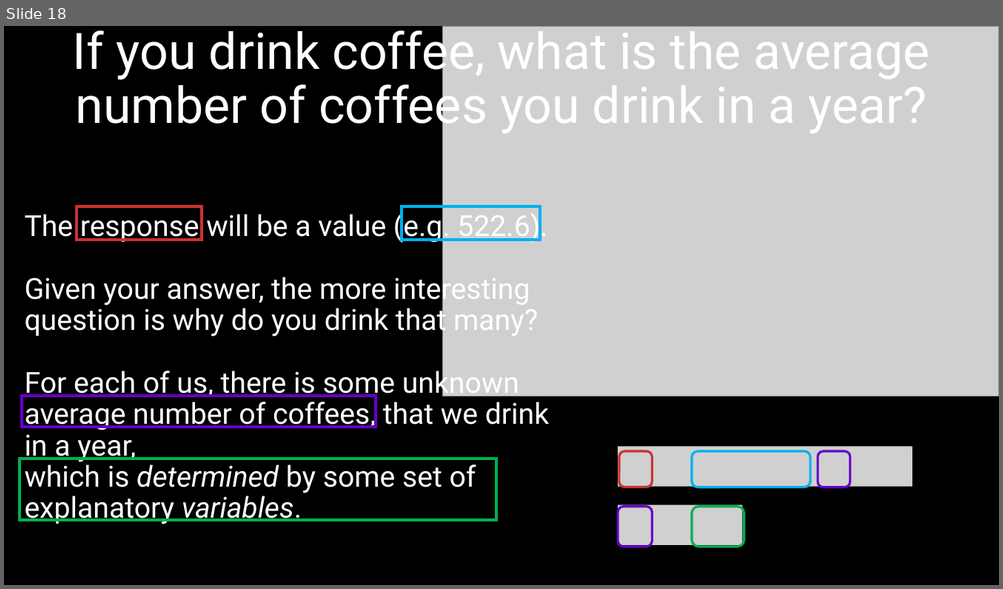
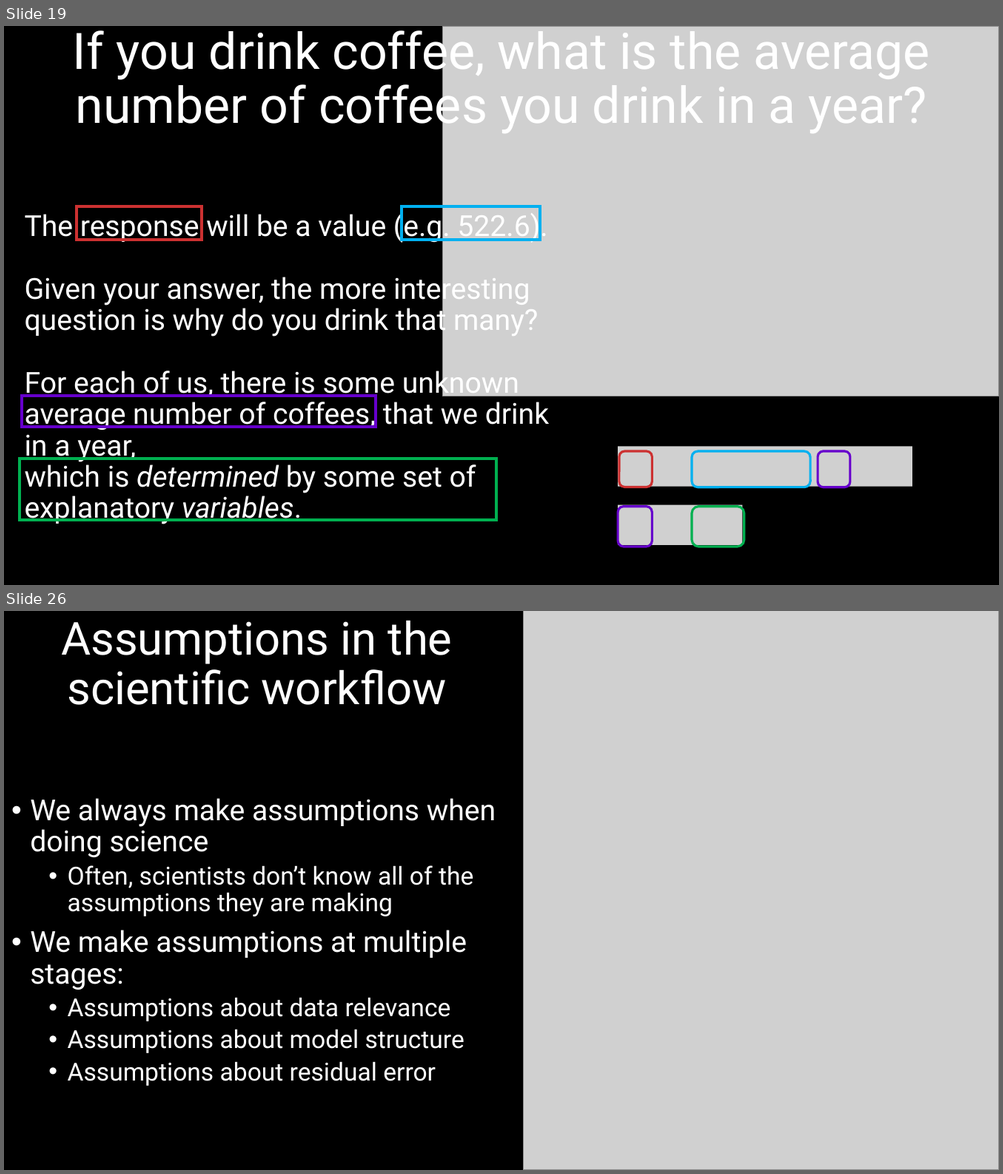
Before and after one commit to DeonRoos/stats-for-biologists, a slide deck: Lectures/BI3010 Lecture 1.5 Introduction to linear models.pptx. Shown one above the other, each under a label of ours: slide 18 before the commit, slides 19 and 26 after it; the slides between them are not shown. The pictures are 1003x589 and 1003x1174 pixels, drawn with LibreOffice and Linux fonts; fonts in the diff are those of the drawing; grey boxes stand for pictures. Boxes give left, top, right and bottom in pixels: in the first picture for what was removed or moved away, otherwise in the second. Text is boxed around its words. In the diff, an @@ line names an element or a change of style, - is before the commit and + after.

```diff
--- a/Lectures/BI3010 Lecture 1.5 Introduction to linear models.pptx
+++ b/Lectures/BI3010 Lecture 1.5 Introduction to linear models.pptx
@@ slide 26 added at box(4, 611, 999, 1170), background #000000 @@
@@ title added at box(61, 620, 452, 705), 44 pt, text #FFFFFF @@
+Assumptions in the scientific workflow
@@ picture added at box(523, 611, 999, 1170) @@
@@ text added at box(30, 798, 495, 1086), 24 pt, text #FFFFFF @@
+• We always make assumptions when doing science
+  • Often, scientists don’t know all of the assumptions they are making
+• We make assumptions at multiple stages:
+  • Assumptions about data relevance
+  • Assumptions about model structure
+  • Assumptions about residual error
@@ what was slide 18 is now slide 19 @@
```
Also in this commit, not shown: 3 slides changed, 16 other slides added, 3 slides removed, 16 other files.
